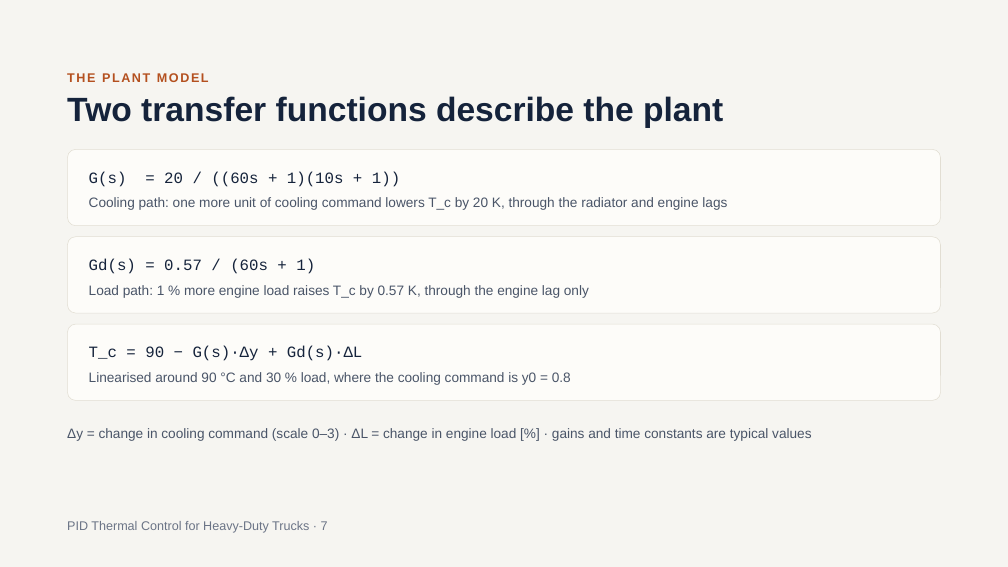
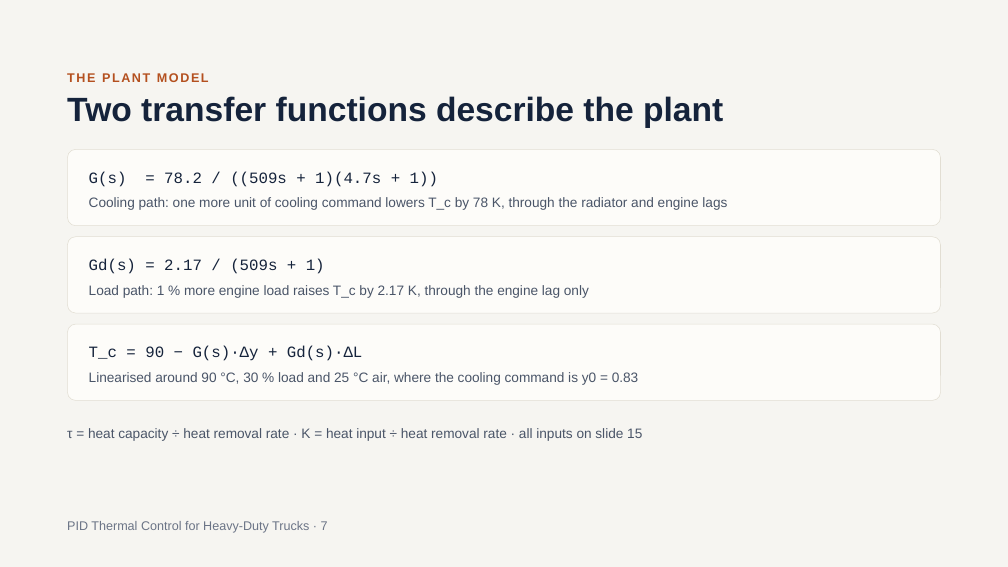
Before and after one commit to SushanthBibi/PID-Cooling-matlab, a slide deck: slide 7 of PID_Thermal_Control_for_Heavy-Duty_Trucks_v2.pptx. Drawn at 1008x567 pixels with LibreOffice and Linux fonts; fonts in the diff are those of the drawing. Boxes give left, top, right and bottom in pixels: in the first picture for what was removed or moved away, otherwise in the second. Text is boxed around its words. In the diff, an @@ line names an element or a change of style, - is before the commit and + after.

```diff
--- a/PID_Thermal_Control_for_Heavy-Duty_Trucks_v2.pptx
+++ b/PID_Thermal_Control_for_Heavy-Duty_Trucks_v2.pptx
@@ text at [89, 171, 438, 187]: text changed @@
-G(s) = 20 / ((60s + 1)(10s + 1))
+G(s) = 78.2 / ((509s + 1)(4.7s + 1))
@@ text at [89, 197, 727, 210]: text changed @@
-Cooling path: one more unit of cooling command lowers T_c by 20 K, through the radiator and engine lags
+Cooling path: one more unit of cooling command lowers T_c by 78 K, through the radiator and engine lags
@@ text at [89, 258, 325, 274]: text changed @@
-Gd(s) = 0.57 / (60s + 1)
+Gd(s) = 2.17 / (509s + 1)
@@ text at [89, 285, 589, 298]: text changed @@
-Load path: 1 % more engine load raises T_c by 0.57 K, through the engine lag only
+Load path: 1 % more engine load raises T_c by 2.17 K, through the engine lag only
@@ text at [89, 372, 639, 385]: text changed @@
-Linearised around 90 °C and 30 % load, where the cooling command is y0 = 0.8
+Linearised around 90 °C, 30 % load and 25 °C air, where the cooling command is y0 = 0.83
@@ text at [67, 428, 642, 441]: text changed @@
-Δy = change in cooling command (scale 0–3) · ΔL = change in engine load [%] · gains and time constants are typical values
+τ = heat capacity ÷ heat removal rate · K = heat input ÷ heat removal rate · all inputs on slide 15
```
Also in this commit, not shown: 7 other slides changed, 1 slide added.
